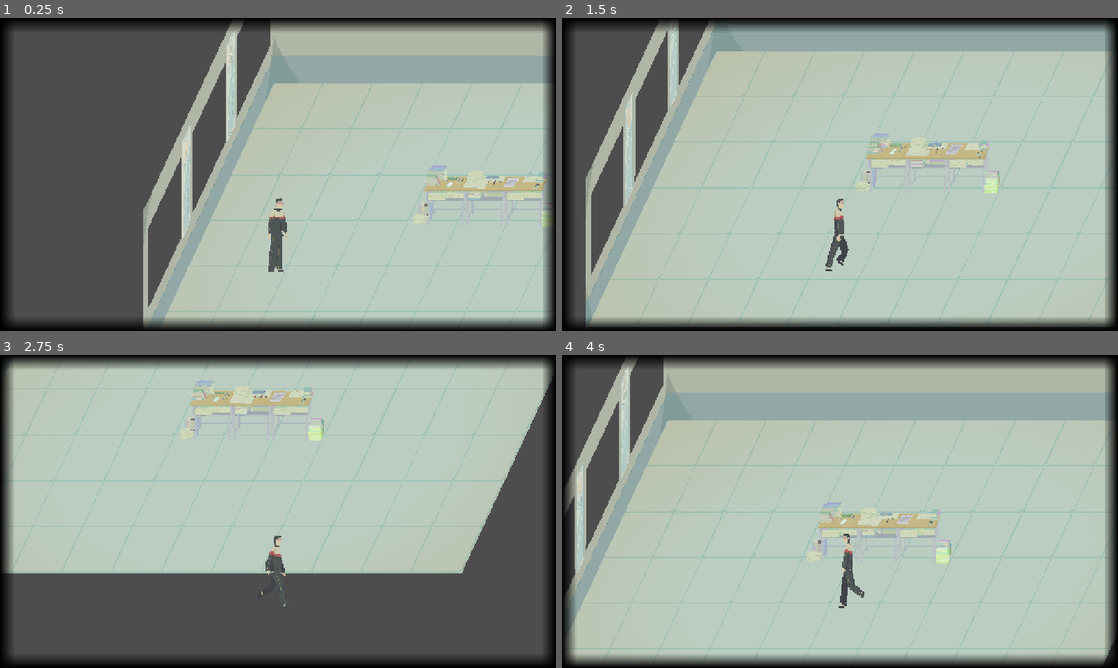
Above: before the commit, frames 1-4 (two rows, left to right).
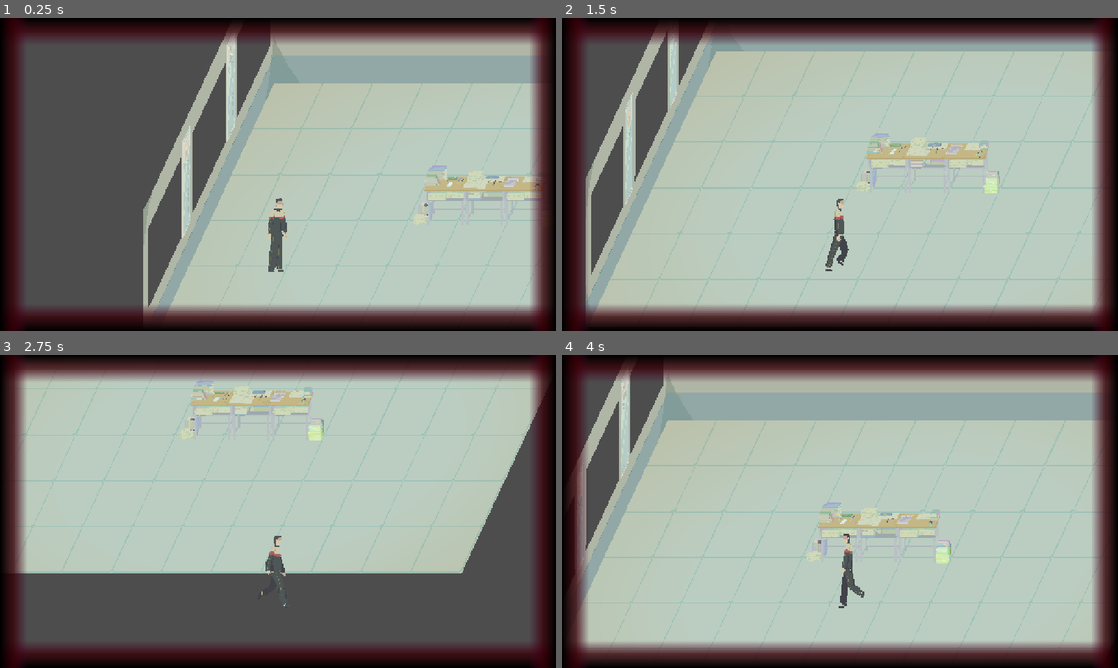
Above: after the commit, the same moments.

Repository: mu142857/School-Rules
Game: Godot game, scene res://locations/classroom 1/classroom_1.tscn
Same seed, same stepped clock (60 frames per second), same inputs: the game is played once before the commit and once after it. The project has no main scene, so this scene is started directly.
Inputs (mouse positions are in pixels of both pictures, inside the frame that each line leads up to):
- Up to frame 1 (0.25 s): no input
- Up to frame 2 (1.5 s): move the mouse to (962, 158) at 0.52 s; hold D (ui_right) 0.53-1.28 s; move the mouse to (728, 190) at 1.27 s; hold S (ui_down) from 1.28 s (still down)
- Up to frame 3 (2.75 s): move the mouse to (333, 442) at 2.02 s; release S (ui_down) at 2.03 s; hold D (ui_right) from 2.03 s (still down)
- Up to frame 4 (4 s): move the mouse to (812, 574) at 2.77 s; release D (ui_right) at 2.78 s; hold W (ui_up) 2.78-3.53 s; move the mouse to (1006, 558) at 3.52 s; hold A (ui_left) from 3.53 s (still down)

The runs differ from the first frame. In frame 1, 19% of the frame differs, in the area x 1-100%, y 0-100%; in frame 2, 19%; in frame 3, 19%; in frame 4, 20%, in the area x 0-100%, y 0-100%.

Commit message:
Update red screen frame

Diff:
--- /dev/null
+++ b/senior-year-of-high-school/screen filters/environment.tscn
@@ -0,0 +1,8 @@
+[gd_scene load_steps=2 format=3 uid="uid://ljgtwn00wjhp"]
+
+[sub_resource type="Environment" id="Environment_52j6o"]
+
+[node name="Environment" type="Node"]
+
+[node name="WorldEnvironment" type="WorldEnvironment" parent="."]
+environment = SubResource("Environment_52j6o")
--- a/senior-year-of-high-school/screen filters/screen_frame.tscn
+++ b/senior-year-of-high-school/screen filters/screen_frame.tscn
@@ -1,18 +1,4 @@
-[gd_scene load_steps=9 format=3 uid="uid://dqjvy72od6s3o"]
-
-[sub_resource type="Gradient" id="Gradient_wuisp"]
-offsets = PackedFloat32Array(0, 0.52666664)
-colors = PackedColorArray(0, 0, 0, 1, 0, 0, 0, 0)
-
-[sub_resource type="GradientTexture2D" id="GradientTexture2D_y3qud"]
-gradient = SubResource("Gradient_wuisp")
-
-[sub_resource type="Gradient" id="Gradient_y3qud"]
-offsets = PackedFloat32Array(0.48666668, 1)
-colors = PackedColorArray(0, 0, 0, 0, 0, 0, 0, 1)
-
-[sub_resource type="GradientTexture2D" id="GradientTexture2D_62f8a"]
-gradient = SubResource("Gradient_y3qud")
+[gd_scene load_steps=17 format=3 uid="uid://dqjvy72od6s3o"]
 
 [sub_resource type="Gradient" id="Gradient_7me3l"]
 offsets = PackedFloat32Array(0, 0.54)
@@ -30,13 +16,79 @@
 gradient = SubResource("Gradient_vspa1")
 fill_to = Vector2(0, 1)
 
+[sub_resource type="Gradient" id="Gradient_wuisp"]
+offsets = PackedFloat32Array(0, 0.52666664)
+colors = PackedColorArray(0, 0, 0, 1, 0, 0, 0, 0)
+
+[sub_resource type="GradientTexture2D" id="GradientTexture2D_y3qud"]
+gradient = SubResource("Gradient_wuisp")
+
+[sub_resource type="Gradient" id="Gradient_y3qud"]
+offsets = PackedFloat32Array(0.48666668, 1)
+colors = PackedColorArray(0, 0, 0, 0, 0, 0, 0, 1)
+
+[sub_resource type="GradientTexture2D" id="GradientTexture2D_62f8a"]
+gradient = SubResource("Gradient_y3qud")
+
+[sub_resource type="Gradient" id="Gradient_62f8a"]
+offsets = PackedFloat32Array(0, 0.49, 1)
+colors = PackedColorArray(0, 0, 0, 1, 0.22352941, 0, 0.03137255, 0.78431374, 0.30588236, 0.019607844, 0.16862746, 0)
+
+[sub_resource type="GradientTexture2D" id="GradientTexture2D_7me3l"]
+gradient = SubResource("Gradient_62f8a")
+fill_to = Vector2(0, 1)
+
+[sub_resource type="Gradient" id="Gradient_fvn6t"]
+offsets = PackedFloat32Array(0, 0.47666666, 1)
+colors = PackedColorArray(0.30588236, 0.019607844, 0.16862746, 0, 0.22275952, 0, 0.03320386, 0.78431374, 0, 0, 0, 1)
+
+[sub_resource type="GradientTexture2D" id="GradientTexture2D_vspa1"]
+gradient = SubResource("Gradient_fvn6t")
+fill_to = Vector2(0, 1)
+
+[sub_resource type="Gradient" id="Gradient_j6b5p"]
+offsets = PackedFloat32Array(0, 0.50666666, 1)
+colors = PackedColorArray(0, 0, 0, 1, 0.22352941, 0, 0.03137255, 0.78431374, 0.30728534, 0.02090156, 0.16880661, 0)
+
+[sub_resource type="GradientTexture2D" id="GradientTexture2D_13g60"]
+gradient = SubResource("Gradient_j6b5p")
+
+[sub_resource type="Gradient" id="Gradient_rt7fk"]
+offsets = PackedFloat32Array(0.016666668, 0.51, 1)
+colors = PackedColorArray(0.30588236, 0.019607844, 0.16862746, 0, 0.22352941, 0, 0.03137255, 0.78431374, 0, 0, 0, 1)
+
+[sub_resource type="GradientTexture2D" id="GradientTexture2D_3l431"]
+gradient = SubResource("Gradient_rt7fk")
+
 [node name="ScreenFrame" type="CanvasLayer"]
 
 [node name="BlackScreenFrame" type="Control" parent="."]
+visible = false
 layout_mode = 3
 anchors_preset = 0
 offset_right = 40.0
 offset_bottom = 40.0
+
+[node name="TextureRectUp" type="TextureRect" parent="BlackScreenFrame"]
+layout_mode = 0
+offset_right = 1280.0
+offset_bottom = 64.0
+texture = SubResource("GradientTexture2D_fvn6t")
+
+[node name="TextureRectDown" type="TextureRect" parent="BlackScreenFrame"]
+layout_mode = 1
+anchors_preset = 7
+anchor_left = 0.5
+anchor_top = 1.0
+anchor_right = 0.5
+anchor_bottom = 1.0
+offset_left = -20.0
+offset_top = 616.0
+offset_right = 1260.0
+offset_bottom = 680.0
+grow_horizontal = 2
+grow_vertical = 0
+texture = SubResource("GradientTexture2D_j6b5p")
 
 [node name="TextureRectLeft" type="TextureRect" parent="BlackScreenFrame"]
 layout_mode = 0
@@ -60,13 +112,19 @@
 size_flags_horizontal = 0
 texture = SubResource("GradientTexture2D_62f8a")
 
-[node name="TextureRectUp" type="TextureRect" parent="BlackScreenFrame"]
+[node name="RedScreenFrame" type="Control" parent="."]
+layout_mode = 3
+anchors_preset = 0
+offset_right = 40.0
+offset_bottom = 40.0
+
+[node name="TextureRectUp" type="TextureRect" parent="RedScreenFrame"]
 layout_mode = 0
 offset_right = 1280.0
 offset_bottom = 64.0
-texture = SubResource("GradientTexture2D_fvn6t")
+texture = SubResource("GradientTexture2D_7me3l")
 
-[node name="TextureRectDown" type="TextureRect" parent="BlackScreenFrame"]
+[node name="TextureRectDown" type="TextureRect" parent="RedScreenFrame"]
 layout_mode = 1
 anchors_preset = 7
 anchor_left = 0.5
@@ -79,4 +137,26 @@
 offset_bottom = 680.0
 grow_horizontal = 2
 grow_vertical = 0
-texture = SubResource("GradientTexture2D_j6b5p")
+texture = SubResource("GradientTexture2D_vspa1")
+
+[node name="TextureRectLeft" type="TextureRect" parent="RedScreenFrame"]
+layout_mode = 0
+offset_right = 64.0
+offset_bottom = 720.0
+texture = SubResource("GradientTexture2D_13g60")
+
+[node name="TextureRectRight" type="TextureRect" parent="RedScreenFrame"]
+layout_mode = 1
+anchors_preset = 6
+anchor_left = 1.0
+anchor_top = 0.5
+anchor_right = 1.0
+anchor_bottom = 0.5
+offset_left = 1176.0
+offset_top = -20.0
+offset_right = 1240.0
+offset_bottom = 700.0
+grow_horizontal = 0
+grow_vertical = 2
+size_flags_horizontal = 0
+texture = SubResource("GradientTexture2D_3l431")
